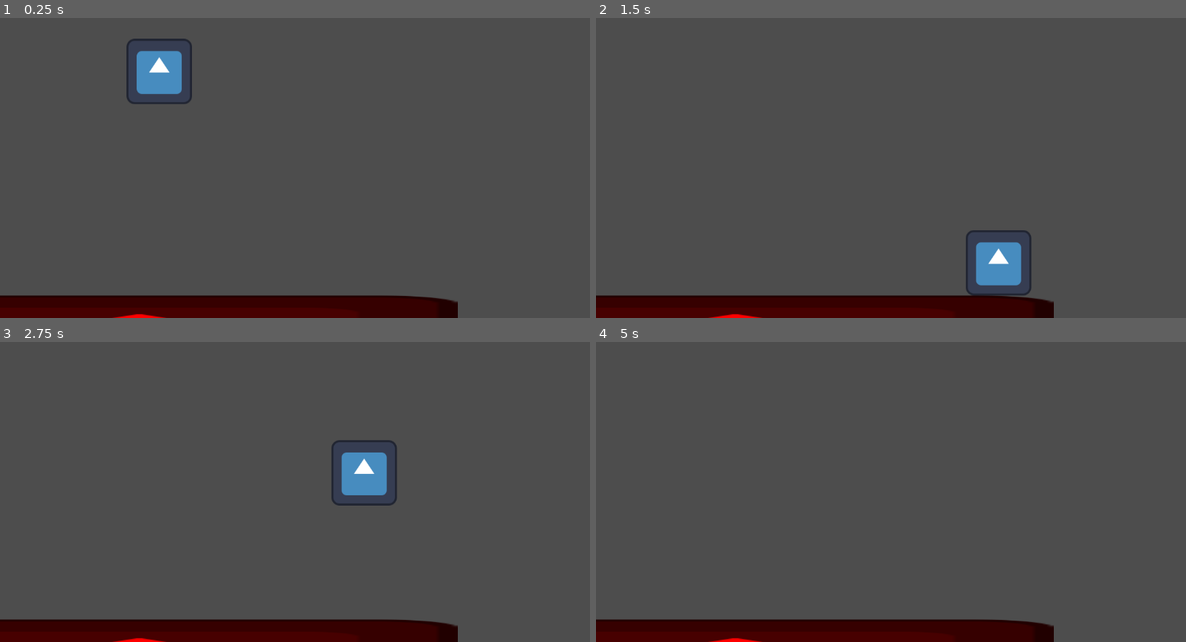
Above: before the commit, frames 1-4 (two rows, left to right).
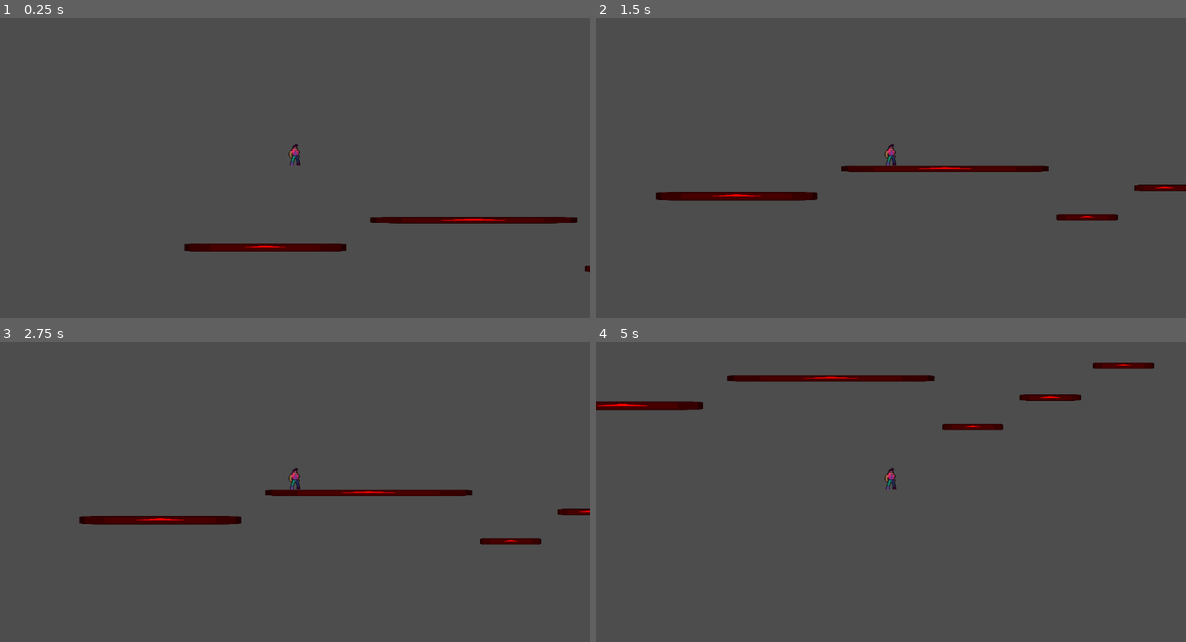
Above: after the commit, the same moments.

Repository: unniisme/godot-bootcamp-2023
Game: Godot game, scene res://Test Level.tscn
Same seed, same stepped clock (60 frames per second), same inputs: the game is played once before the commit and once after it. The engine's default icon, where the game draws it, is replaced by a stand-in: a white triangle on a blue panel in a dark square.
Inputs:
- Up to frame 1 (0.25 s): no input
- Up to frame 2 (1.5 s): hold Right (ui_right) from 0.53 s (still down); tap Up (ui_up) at 0.77 s
- Up to frame 3 (2.75 s): tap Up (ui_up) at 1.52 s; release Right (ui_right) at 2.03 s; hold Left (ui_left) from 2.03 s (still down)
- Up to frame 4 (5 s): release Left (ui_left) at 2.78 s; hold Right (ui_right) 2.78-4.28 s; tap Up (ui_up) at 3.02, 3.77, 4.52 s; hold Left (ui_left) from 4.28 s (still down)

The runs differ from the first frame. In frame 1, 8.9% of the frame differs, in the area x 0-100%, y 6-100%; in frame 2, 9.3%, in the area x 0-100%, y 42-100%; in frame 3, 9.1%; in frame 4, 7.9%.

Commit message:
Added a test scene with some platforms and a killer

Diff:
--- a/Demogorgon/Player.gd
+++ b/Demogorgon/Player.gd
@@ -13,3 +13,7 @@
 		velocity.y -= jumpSpeed
 
 	move_and_slide()
+
+
+func _on_kiler_area_body_entered(body):
+	pass # Replace with function body.
--- a/Demogorgon/Player.tscn
+++ b/Demogorgon/Player.tscn
@@ -1,16 +1,22 @@
 [gd_scene load_steps=4 format=3 uid="uid://d1r57le3dlb4w"]
 
-[ext_resource type="Texture2D" uid="uid://dbqa7g7ihq5yl" path="res://icon.svg" id="1_e2gxs"]
 [ext_resource type="Script" path="res://Player.gd" id="1_vdg6k"]
+[ext_resource type="Texture2D" uid="uid://b0lfv0l05odry" path="res://Biker_idle.png" id="2_vd5u7"]
 
-[sub_resource type="RectangleShape2D" id="RectangleShape2D_blihc"]
-size = Vector2(128, 126)
+[sub_resource type="CapsuleShape2D" id="CapsuleShape2D_h3b15"]
+radius = 26.0
+height = 128.0
 
 [node name="Player" type="CharacterBody2D"]
 script = ExtResource("1_vdg6k")
 
 [node name="CollisionShape2D" type="CollisionShape2D" parent="."]
-shape = SubResource("RectangleShape2D_blihc")
+shape = SubResource("CapsuleShape2D_h3b15")
 
-[node name="Icon" type="Sprite2D" parent="."]
-texture = ExtResource("1_e2gxs")
+[node name="BikerIdle" type="Sprite2D" parent="."]
+position = Vector2(1.99998, -9)
+scale = Vector2(2.88, 2.88)
+texture = ExtResource("2_vd5u7")
+offset = Vector2(0.021, 0)
+region_enabled = true
+region_rect = Rect2(0, 0, 30, 50.5)
--- a/Demogorgon/Test Level.tscn
+++ b/Demogorgon/Test Level.tscn
@@ -1,7 +1,10 @@
-[gd_scene load_steps=4 format=3 uid="uid://bsdttnl4r0rd2"]
+[gd_scene load_steps=7 format=3 uid="uid://bsdttnl4r0rd2"]
 
 [ext_resource type="PackedScene" uid="uid://d1r57le3dlb4w" path="res://Player.tscn" id="1_gsh6r"]
 [ext_resource type="Texture2D" uid="uid://dbqa7g7ihq5yl" path="res://icon.svg" id="2_af2t6"]
+[ext_resource type="PackedScene" uid="uid://nbe3klprjljw" path="res://kiler_area.tscn" id="2_ufcdm"]
+[ext_resource type="PackedScene" uid="uid://cvnsdlyq6e4cr" path="res://level_manager.tscn" id="4_q5twa"]
+[ext_resource type="Script" path="res://level_manager.gd" id="5_85ehf"]
 
 [sub_resource type="RectangleShape2D" id="RectangleShape2D_3rp74"]
 size = Vector2(130, 130)
@@ -10,10 +13,15 @@
 
 [node name="Player" parent="." instance=ExtResource("1_gsh6r")]
 position = Vector2(311, 132)
+g = 1800
+speed = 640
+
+[node name="Camera2D" type="Camera2D" parent="Player"]
+zoom = Vector2(0.4, 0.4)
 
 [node name="Ground" type="StaticBody2D" parent="."]
-position = Vector2(272, 668)
-scale = Vector2(9.72, 1)
+position = Vector2(166, 657)
+scale = Vector2(6.16, 0.32)
 
 [node name="CollisionShape2D" type="CollisionShape2D" parent="Ground"]
 shape = SubResource("RectangleShape2D_3rp74")
@@ -21,3 +29,56 @@
 [node name="Icon" type="Sprite2D" parent="Ground"]
 modulate = Color(1, 0, 0, 1)
 texture = ExtResource("2_af2t6")
+
+[node name="Ground2" type="StaticBody2D" parent="."]
+position = Vector2(1183, 523)
+scale = Vector2(7.89489, 0.239999)
+
+[node name="CollisionShape2D" type="CollisionShape2D" parent="Ground2"]
+shape = SubResource("RectangleShape2D_3rp74")
+
+[node name="Icon" type="Sprite2D" parent="Ground2"]
+modulate = Color(1, 0, 0, 1)
+texture = ExtResource("2_af2t6")
+
+[node name="Ground3" type="StaticBody2D" parent="."]
+position = Vector2(1876, 761)
+scale = Vector2(2.33488, 0.239999)
+
+[node name="CollisionShape2D" type="CollisionShape2D" parent="Ground3"]
+shape = SubResource("RectangleShape2D_3rp74")
+
+[node name="Icon" type="Sprite2D" parent="Ground3"]
+modulate = Color(1, 0, 0, 1)
+texture = ExtResource("2_af2t6")
+
+[node name="Ground4" type="StaticBody2D" parent="."]
+position = Vector2(2255, 617)
+scale = Vector2(2.33488, 0.239999)
+
+[node name="CollisionShape2D" type="CollisionShape2D" parent="Ground4"]
+shape = SubResource("RectangleShape2D_3rp74")
+
+[node name="Icon" type="Sprite2D" parent="Ground4"]
+modulate = Color(1, 0, 0, 1)
+texture = ExtResource("2_af2t6")
+
+[node name="Ground5" type="StaticBody2D" parent="."]
+position = Vector2(2612, 461)
+scale = Vector2(2.33488, 0.239999)
+
+[node name="CollisionShape2D" type="CollisionShape2D" parent="Ground5"]
+shape = SubResource("RectangleShape2D_3rp74")
+
+[node name="Icon" type="Sprite2D" parent="Ground5"]
+modulate = Color(1, 0, 0, 1)
+texture = ExtResource("2_af2t6")
+
+[node name="level_manager" parent="." instance=ExtResource("4_q5twa")]
+script = ExtResource("5_85ehf")
+
+[node name="kiler_area" parent="level_manager" instance=ExtResource("2_ufcdm")]
+position = Vector2(-1564, 1270)
+scale = Vector2(4.96, 1)
+
+[connection signal="body_entered" from="level_manager/kiler_area" to="level_manager" method="_on_kiler_area_body_entered"]
--- /dev/null
+++ b/Demogorgon/kiler_area.tscn
@@ -0,0 +1,10 @@
+[gd_scene load_steps=2 format=3 uid="uid://nbe3klprjljw"]
+
+[sub_resource type="RectangleShape2D" id="RectangleShape2D_w2ad0"]
+size = Vector2(1016, 73)
+
+[node name="kiler_area" type="Area2D"]
+
+[node name="CollisionShape2D" type="CollisionShape2D" parent="."]
+position = Vector2(498, 26.5)
+shape = SubResource("RectangleShape2D_w2ad0")
--- /dev/null
+++ b/Demogorgon/level_manager.gd
@@ -0,0 +1,17 @@
+extends Node2D
+
+
+# Called when the node enters the scene tree for the first time.
+func _ready():
+	pass # Replace with function body.
+
+
+# Called every frame. 'delta' is the elapsed time since the previous frame.
+func _process(delta):
+	pass
+
+
+
+
+func _on_kiler_area_body_entered(body):
+	self.get_tree().reload_current_scene()
--- /dev/null
+++ b/Demogorgon/level_manager.tscn
@@ -0,0 +1,3 @@
+[gd_scene format=3 uid="uid://cvnsdlyq6e4cr"]
+
+[node name="level_manager" type="Node2D"]
Binary file added: Demogorgon/Biker_idle.png
Not shown, added: Demogorgon/Biker_idle.png.import
Not shown, added: assets/craftpix-net-166353-free-3-cyberpunk-characters-pixel-art/1 Biker/Biker_attack1.png
Not shown, added: assets/craftpix-net-166353-free-3-cyberpunk-characters-pixel-art/1 Biker/Biker_attack1.png.import
Not shown, added: assets/craftpix-net-166353-free-3-cyberpunk-characters-pixel-art/1 Biker/Biker_attack2.png
Not shown, added: assets/craftpix-net-166353-free-3-cyberpunk-characters-pixel-art/1 Biker/Biker_attack2.png.import
Not shown, added: assets/craftpix-net-166353-free-3-cyberpunk-characters-pixel-art/1 Biker/Biker_attack3.png
Not shown, added: assets/craftpix-net-166353-free-3-cyberpunk-characters-pixel-art/1 Biker/Biker_attack3.png.import
Not shown, added: assets/craftpix-net-166353-free-3-cyberpunk-characters-pixel-art/1 Biker/Biker_climb.png
Not shown, added: assets/craftpix-net-166353-free-3-cyberpunk-characters-pixel-art/1 Biker/Biker_climb.png.import
Not shown, added: assets/craftpix-net-166353-free-3-cyberpunk-characters-pixel-art/1 Biker/Biker_death.png
Not shown, added: assets/craftpix-net-166353-free-3-cyberpunk-characters-pixel-art/1 Biker/Biker_death.png.import
(and 70 more such lines)
